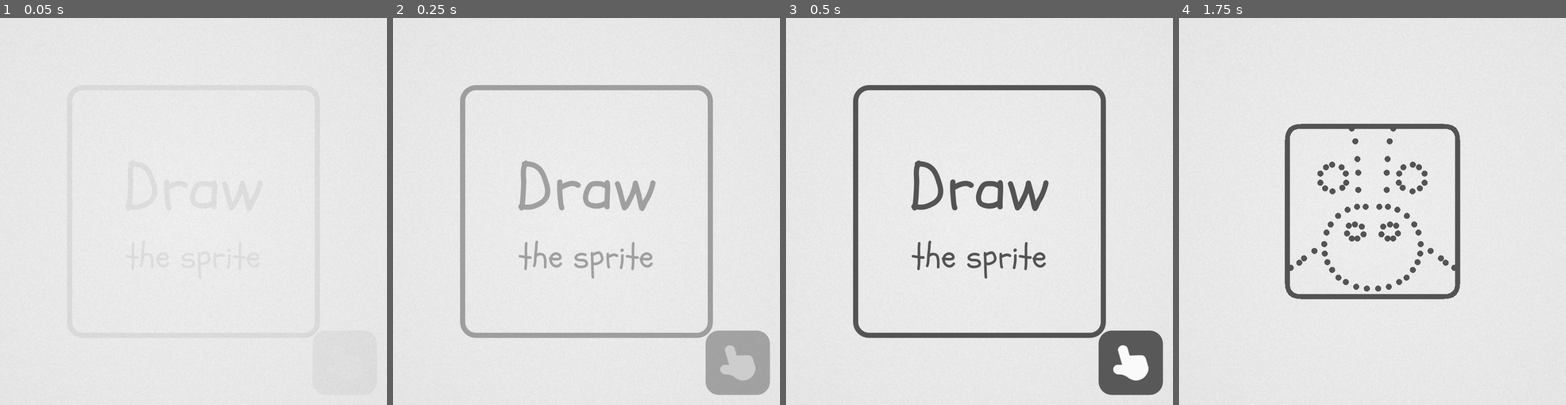
Above: before the commit, frames 1-4 (left to right).
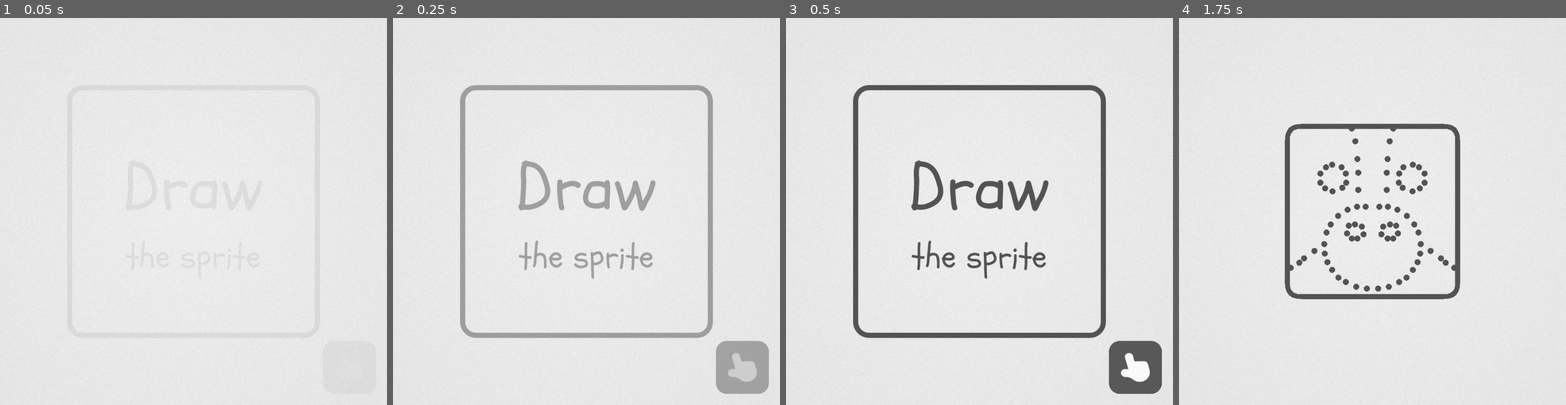
Above: after the commit, the same moments.

Repository: dernier-grie/draw-the-sprite
Game: Godot game, scene res://scenes/main.tscn
Same seed, same stepped clock (60 frames per second), same inputs: the game is played once before the commit and once after it.
Inputs (mouse positions are in pixels of both pictures, inside the frame that each line leads up to):
- Up to frame 1 (0.05 s): no input
- Up to frame 2 (0.25 s): no input
- Up to frame 3 (0.5 s): no input
- Up to frame 4 (1.75 s): move the mouse to (1457, 192) at 0.52 s; click (1457, 192) at 0.67 s; move the mouse to (1372, 211) at 1.27 s; click (1372, 211) at 1.42 s

The runs differ from the first frame. In frame 2, 1.1% of the frame differs, in the area x 80-98%, y 80-98%; in frame 3, 1.2%; in frame 4, nothing differs.

Commit message:
resize control

Diff:
--- a/scenes/title/title.tscn
+++ b/scenes/title/title.tscn
@@ -112,7 +112,7 @@
 offset_top = -196.0
 grow_horizontal = 0
 grow_vertical = 0
-scale = Vector2(0.85, 0.85)
+scale = Vector2(0.7, 0.7)
 pivot_offset = Vector2(156, 156)
 theme_override_constants/margin_right = 20
 theme_override_constants/margin_bottom = 20
